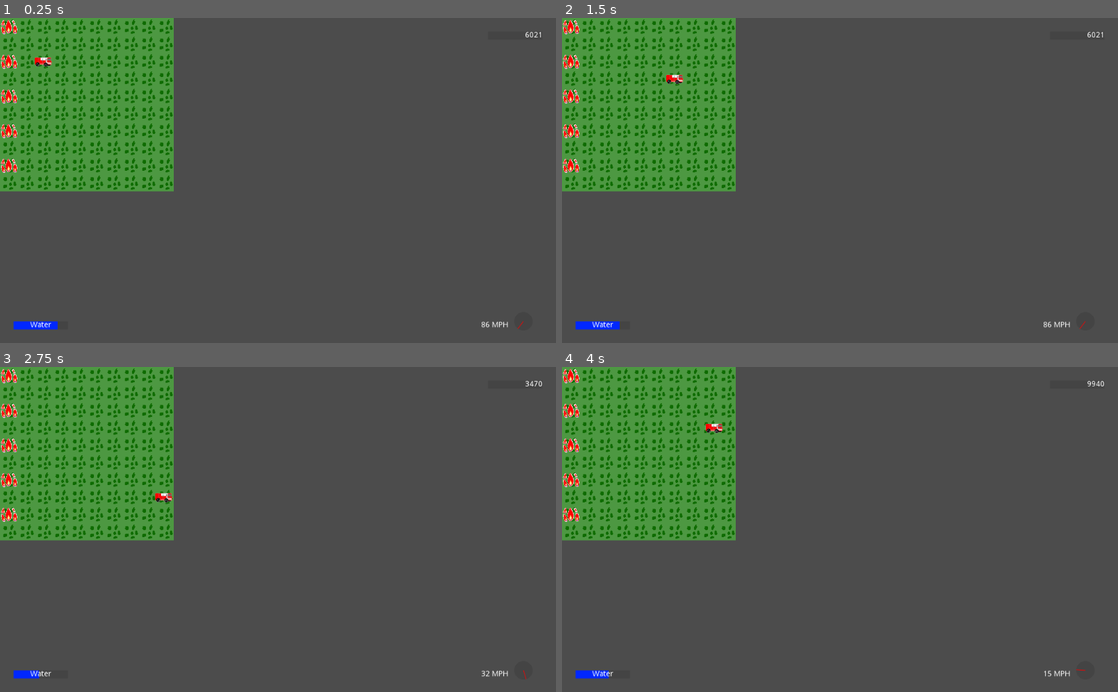
Above: before the commit, frames 1-4 (two rows, left to right).
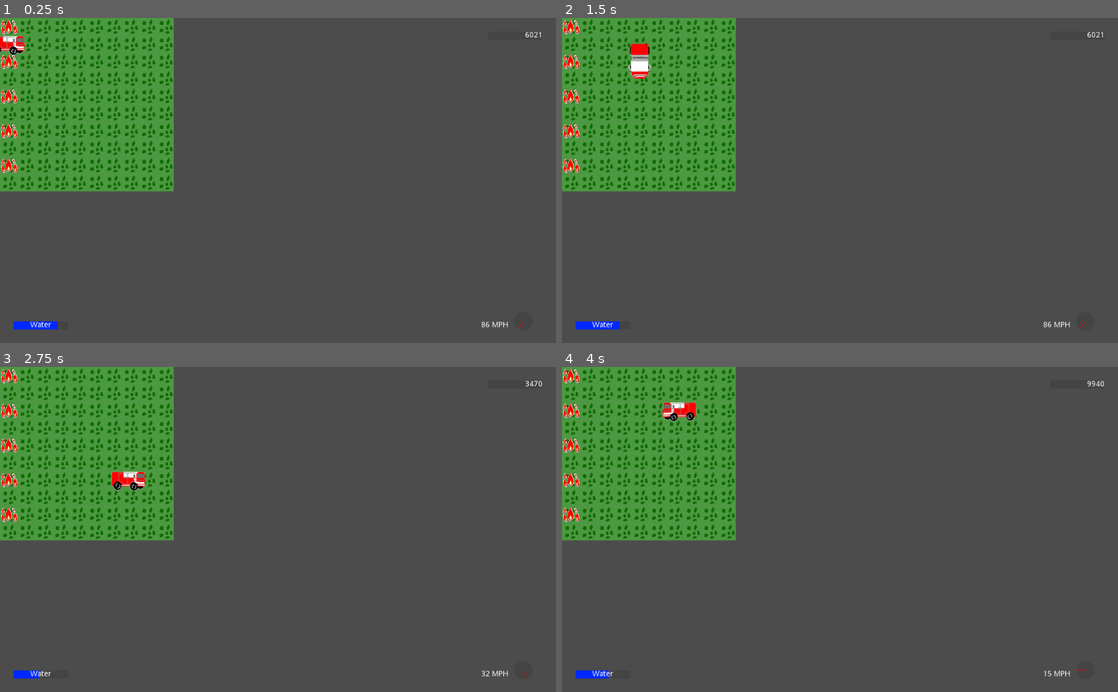
Above: after the commit, the same moments.

Repository: ConsoleCowboysInCyberspace/inferno
Game: Godot game, scene res://main_level.tscn
The game is run twice, just before and just after one commit, with the same random seed, the same clock (stepped at 60 frames per second) and the same inputs.
Inputs:
- Up to frame 1 (0.25 s): no input
- Up to frame 2 (1.5 s): tap Enter at 0.5 s; hold D (truck_right) 0.53-1.28 s; hold S (truck_down) from 1.28 s (still down)
- Up to frame 3 (2.75 s): release S (truck_down) at 2.03 s; hold D (truck_right) from 2.03 s (still down)
- Up to frame 4 (4 s): release D (truck_right) at 2.78 s; hold W (truck_up) 2.78-3.53 s; hold A (truck_left) from 3.53 s (still down)

The runs differ from the first frame. In frame 1, 0.3% of the frame differs, in the area x 0-10%, y 5-16%; in frame 2, 0.4%, in the area x 11-22%, y 7-21%; in frame 3, 0.4%; in frame 4, 0.4%.

Commit message:
Added new truck sprites and made truck animated

Diff:
--- a/Scenes/Fire Truck.tscn
+++ b/Scenes/Fire Truck.tscn
@@ -1,12 +1,39 @@
-[gd_scene load_steps=3 format=2]
+[gd_scene load_steps=7 format=2]
 
 [ext_resource path="res://scripts/TruckScript.gd" type="Script" id=1]
-[ext_resource path="res://assets/truck.png" type="Texture" id=2]
+[ext_resource path="res://assets/truckUp.png" type="Texture" id=2]
+[ext_resource path="res://assets/truckRight.png" type="Texture" id=3]
+[ext_resource path="res://assets/truckLeft.png" type="Texture" id=4]
+[ext_resource path="res://assets/truckDown.png" type="Texture" id=5]
+
+[sub_resource type="SpriteFrames" id=1]
+animations = [ {
+"frames": [ ExtResource( 3 ) ],
+"loop": true,
+"name": "right",
+"speed": 5.0
+}, {
+"frames": [ ExtResource( 4 ) ],
+"loop": true,
+"name": "left",
+"speed": 5.0
+}, {
+"frames": [ ExtResource( 2 ) ],
+"loop": true,
+"name": "up",
+"speed": 5.0
+}, {
+"frames": [ ExtResource( 5 ) ],
+"loop": true,
+"name": "down",
+"speed": 5.0
+} ]
 
 [node name="Fire Truck" type="Node2D"]
 position = Vector2( 300, 191.941 )
 script = ExtResource( 1 )
 
-[node name="Sprite" type="Sprite" parent="."]
+[node name="Sprite" type="AnimatedSprite" parent="."]
 position = Vector2( -0.943878, 0 )
-texture = ExtResource( 2 )
+frames = SubResource( 1 )
+animation = "right"
--- a/main_level.tscn
+++ b/main_level.tscn
@@ -40,5 +40,4 @@
 tile_data = PoolIntArray( 0, 0, 0, 131072, 0, 0, 262144, 0, 0, 393216, 0, 0, 524288, 0, 0 )
 
 [node name="Fire Truck" parent="." instance=ExtResource( 3 )]
-position = Vector2( 81.8519, 79.6196 )
-scale = Vector2( 0.5, 0.5 )
+position = Vector2( 28.1633, 48.4717 )
--- a/scripts/TruckScript.gd
+++ b/scripts/TruckScript.gd
@@ -25,12 +25,16 @@
 	if !targetPos:
 		if Input.is_action_pressed("truck_up"):
 				movingDir = Vector2.UP
+				$Sprite.play("up")
 		if Input.is_action_pressed("truck_down"):
 				movingDir = Vector2.DOWN
+				$Sprite.play("down")
 		if Input.is_action_pressed("truck_left"):
 				movingDir = Vector2.LEFT
+				$Sprite.play("left")
 		if Input.is_action_pressed("truck_right"):
 				movingDir = Vector2.RIGHT
+				$Sprite.play("right")
 
 		#check move cost
 		var moveCost = controller.tileMoveCost(tilePos + movingDir)
Binary file added: assets/truck2-1.png
Not shown, changed: assets/truck2-1.png.import
Binary file added: assets/truckDown.png
Not shown, added: assets/truckDown.png.import
Binary file added: assets/truckLeft.png
Not shown, added: assets/truckLeft.png.import
Renamed: assets/truck.png -> assets/truckRight.png
Not shown, added: assets/truckRight.png.import
Binary file changed: assets/truckUp.png
